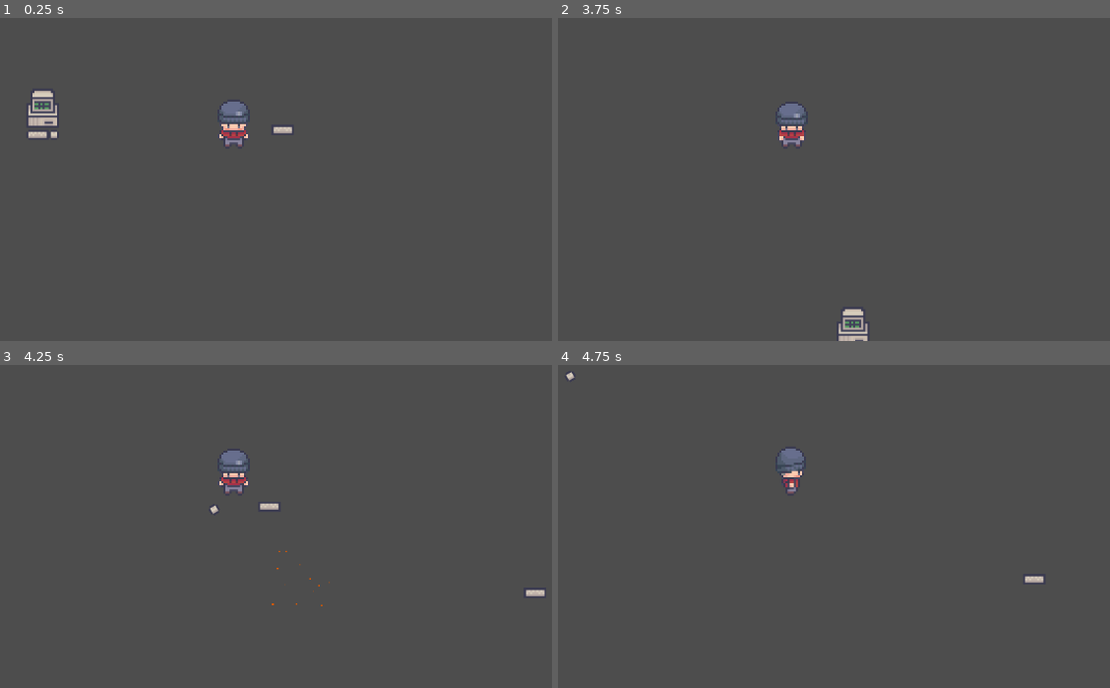
Above: before the commit, frames 1-4 (two rows, left to right).
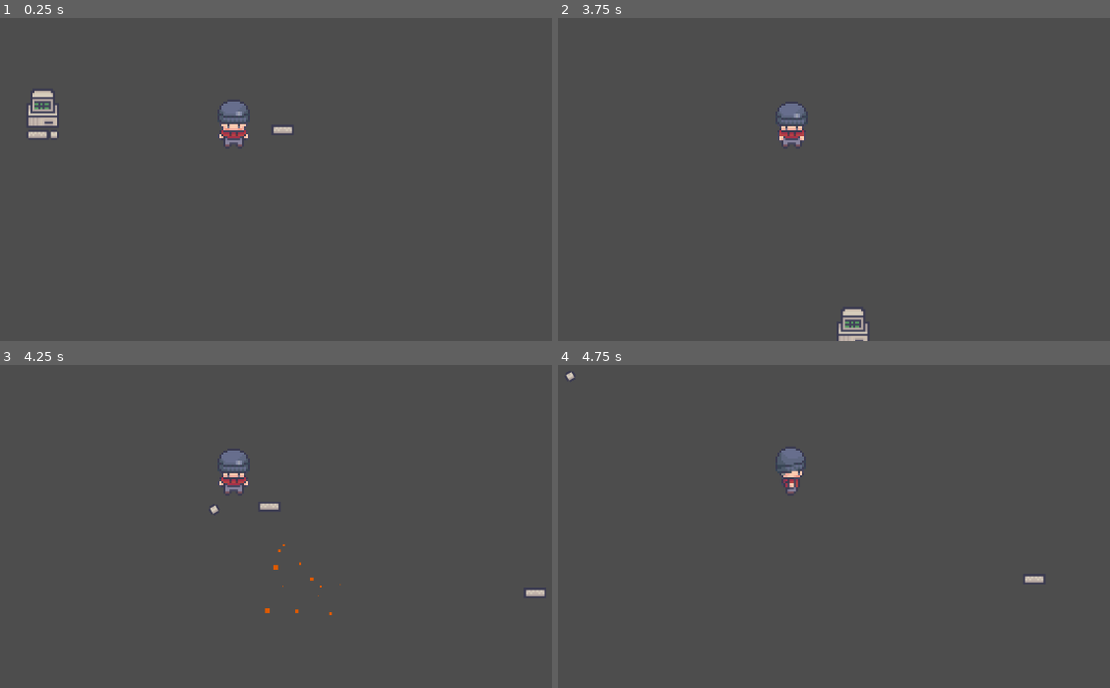
Above: after the commit, the same moments.

Repository: DaDave/JameGam-49
Game: Godot game, scene res://scenes/test.tscn
Two runs of this game, one before a commit and one after it. Both use one fixed random seed, a clock stepped at 60 frames per second and the inputs below.
Inputs:
- Up to frame 1 (0.25 s): no input
- Up to frame 2 (3.75 s): tap Enter (player_interact) at 0.5, 1.35, 2.85, 3.5 s; hold Up (player_up) 0.53-2.03 s; tap Space (player_dodge) at 0.6, 2.1, 2.75, 3.6 s; hold Left (player_left) 2.03-3.53 s; hold S (player_down) from 3.53 s (still down)
- Up to frame 3 (4.25 s): keep holding S (player_down)
- Up to frame 4 (4.75 s): release S (player_down) at 4.28 s; hold D (player_right) from 4.28 s (still down); tap Enter (player_interact) at 4.35 s

Frames 1-2 are identical in both runs. In frame 3, less than 0.1% of the frame differs, in the area x 47-62%, y 55-78%; in frame 4, nothing differs.
Error in both runs: Cannot call method 'show' on a null value. (res://scenes/game_manager/game_manager.gd:62)

Commit message:
improved explosion a bit

Diff:
--- a/scenes/explosiv_object/explosion_particles.tscn
+++ b/scenes/explosiv_object/explosion_particles.tscn
@@ -8,11 +8,11 @@
 direction = Vector3(10, 0, 0)
 spread = 180.0
 initial_velocity_min = 200.0
-initial_velocity_max = 300.0
+initial_velocity_max = 400.0
 gravity = Vector3(0, 0, 0)
 linear_accel_min = 19.999998
 linear_accel_max = 79.99999
-scale_max = 3.0
+scale_max = 7.0
 color = Color(0.87748265, 0.35417065, 3.85046e-07, 1)
 
 [node name="ExplosionGPUParticles2D" type="GPUParticles2D"]
